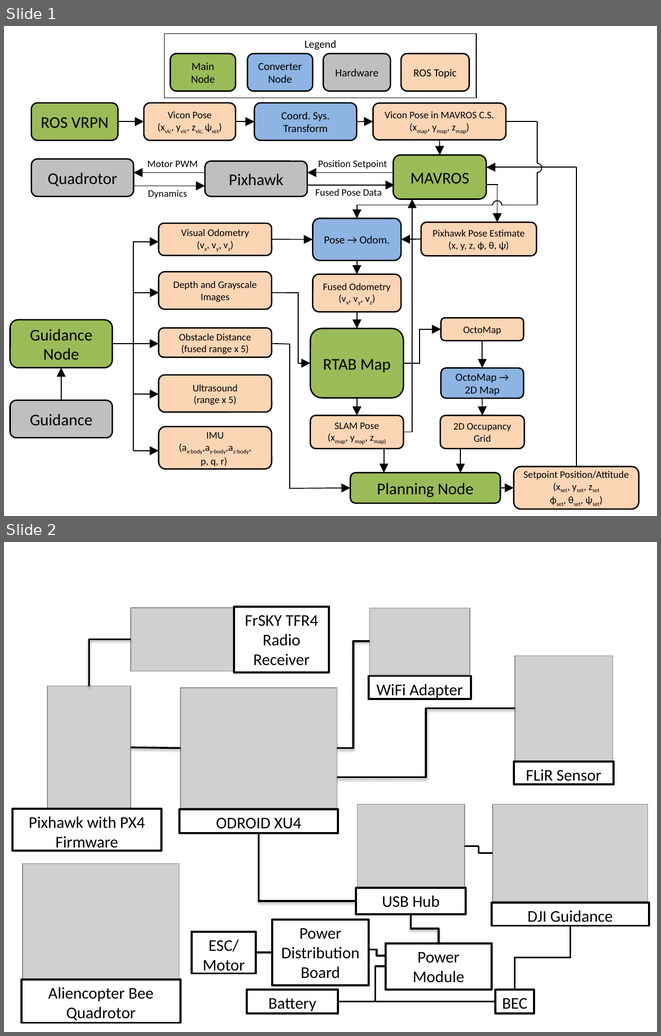
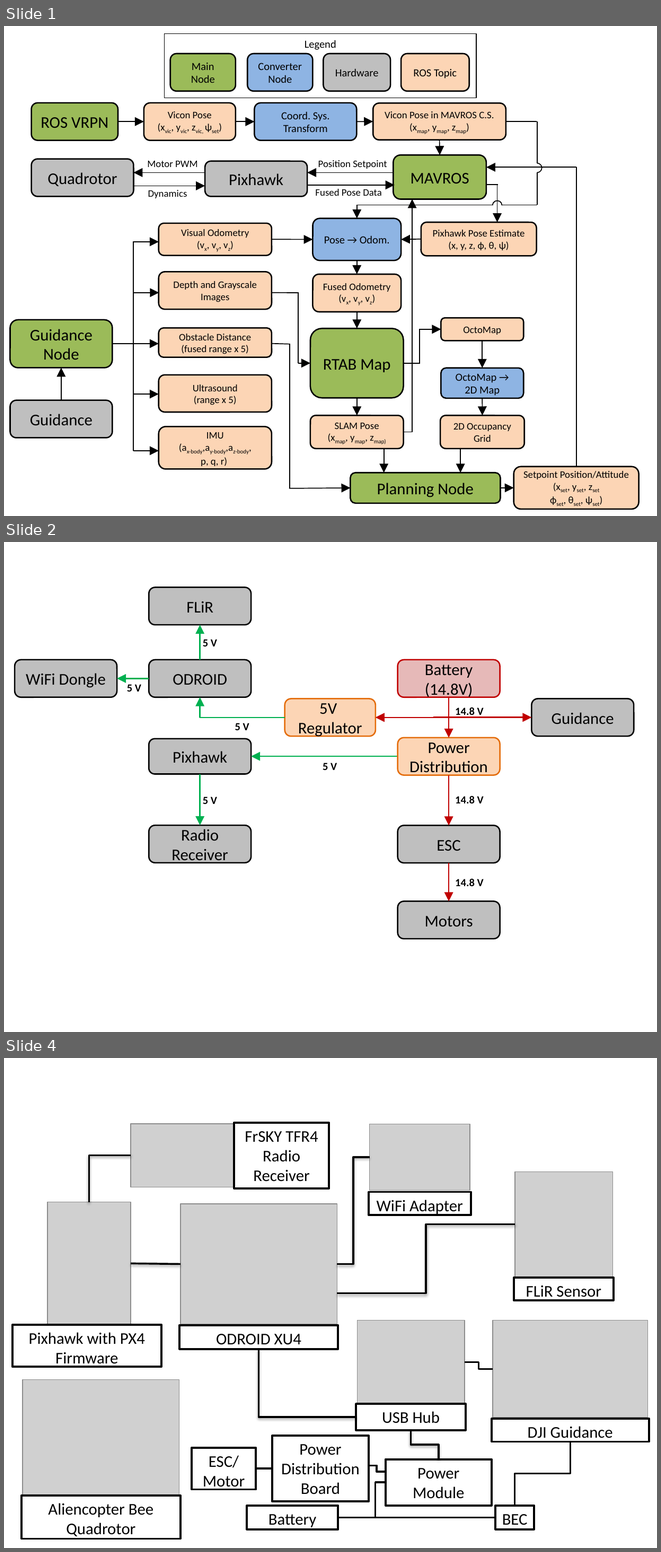
Before and after one commit to dtbinh/FlyNet, a slide deck: Presentations/frew_approved_block_diagrams.pptx. Shown one above the other, each under a label of ours: slides 1 and 2 before the commit, slides 1, 2 and 4 after it; the slides between them are not shown. The pictures are 661x1036 and 661x1552 pixels, drawn with LibreOffice and Linux fonts; fonts in the diff are those of the drawing; grey boxes stand for pictures. Boxes give left, top, right and bottom in pixels: in the first picture for what was removed or moved away, otherwise in the second. Text is boxed around its words. In the diff, an @@ line names an element or a change of style, - is before the commit and + after.

```diff
--- a/Presentations/frew_approved_block_diagrams.pptx
+++ b/Presentations/frew_approved_block_diagrams.pptx
@@ slide 2 added at <box>4,542,657,1032</box>, background #FFFFFF @@
@@ rounded rectangle added at <box>149,587,252,624</box>, fill #BFBFBF, outline #000000 1.5 pt, 18 pt, text #000000 @@
+FLiR
@@ arrow added from (200, 660) to (200, 625), #00B050 1.5 pt @@
@@ text added at <box>203,639,217,646</box>, 12 pt, text #000000, bold @@
+5 V
@@ rounded rectangle added at <box>15,660,117,697</box>, fill #BFBFBF, outline #000000 1.5 pt, 18 pt, text #000000 @@
+WiFi Dongle
@@ rounded rectangle added at <box>149,660,252,697</box>, fill #BFBFBF, outline #000000 1.5 pt, 18 pt, text #000000 @@
+ODROID
@@ rounded rectangle added at <box>398,660,500,697</box>, fill #E6B9B8, outline #C00000 1.5 pt, 18 pt, text #000000 @@
+Battery (14.8V)
@@ arrow added from (149, 678) to (117, 678), #00B050 1.5 pt @@
@@ text added at <box>127,684,141,691</box>, 12 pt, text #000000, bold @@
+5 V
@@ elbow arrow added from (285, 717) to (200, 697), #00B050 1.5 pt @@
@@ rounded rectangle added at <box>285,699,376,736</box>, fill #FCD5B5, outline #E46C0A 1.5 pt, 18 pt, text #000000 @@
+5V
+Regulator
@@ arrow added from (449, 697) to (449, 737), #C00000 1.5 pt @@
@@ rounded rectangle added at <box>531,699,634,736</box>, fill #BFBFBF, outline #000000 1.5 pt, 18 pt, text #000000 @@
+Guidance
@@ text added at <box>455,707,484,718</box>, 12 pt, text #000000, bold @@
+14.8 V
@@ text added at <box>235,723,249,730</box>, 12 pt, text #000000, bold @@
+5 V
@@ arrow added from (449, 717) to (376, 717), #C00000 1.5 pt @@
@@ arrow added from (434, 717) to (531, 717), #C00000 1.5 pt @@
@@ rounded rectangle added at <box>149,739,252,774</box>, fill #BFBFBF, outline #000000 1.5 pt, 18 pt, text #000000 @@
+Pixhawk
@@ rounded rectangle added at <box>398,737,500,775</box>, fill #FCD5B5, outline #E46C0A 1.5 pt, 18 pt, text #000000 @@
+Power Distribution
@@ arrow added from (398, 756) to (251, 756), #00B050 1.5 pt @@
@@ text added at <box>323,762,337,770</box>, 12 pt, text #000000, bold @@
+5 V
@@ arrow added from (200, 774) to (200, 826), #00B050 1.5 pt @@
@@ arrow added from (449, 775) to (449, 826), #C00000 1.5 pt @@
@@ text added at <box>455,796,484,803</box>, 12 pt, text #000000, bold @@
+14.8 V
@@ text added at <box>203,796,217,804</box>, 12 pt, text #000000, bold @@
+5 V
@@ rounded rectangle added at <box>149,826,252,863</box>, fill #BFBFBF, outline #000000 1.5 pt, 18 pt, text #000000 @@
+Radio Receiver
@@ rounded rectangle added at <box>398,826,500,863</box>, fill #BFBFBF, outline #000000 1.5 pt, 18 pt, text #000000 @@
+ESC
@@ arrow added from (449, 863) to (449, 901), #C00000 1.5 pt @@
@@ text added at <box>455,879,484,886</box>, 12 pt, text #000000, bold @@
+14.8 V
@@ rounded rectangle added at <box>398,901,500,938</box>, fill #BFBFBF, outline #000000 1.5 pt, 18 pt, text #000000 @@
+Motors
@@ what was slide 2 is now slide 4 @@
```
Also in this commit, not shown: 1 other slide added.
